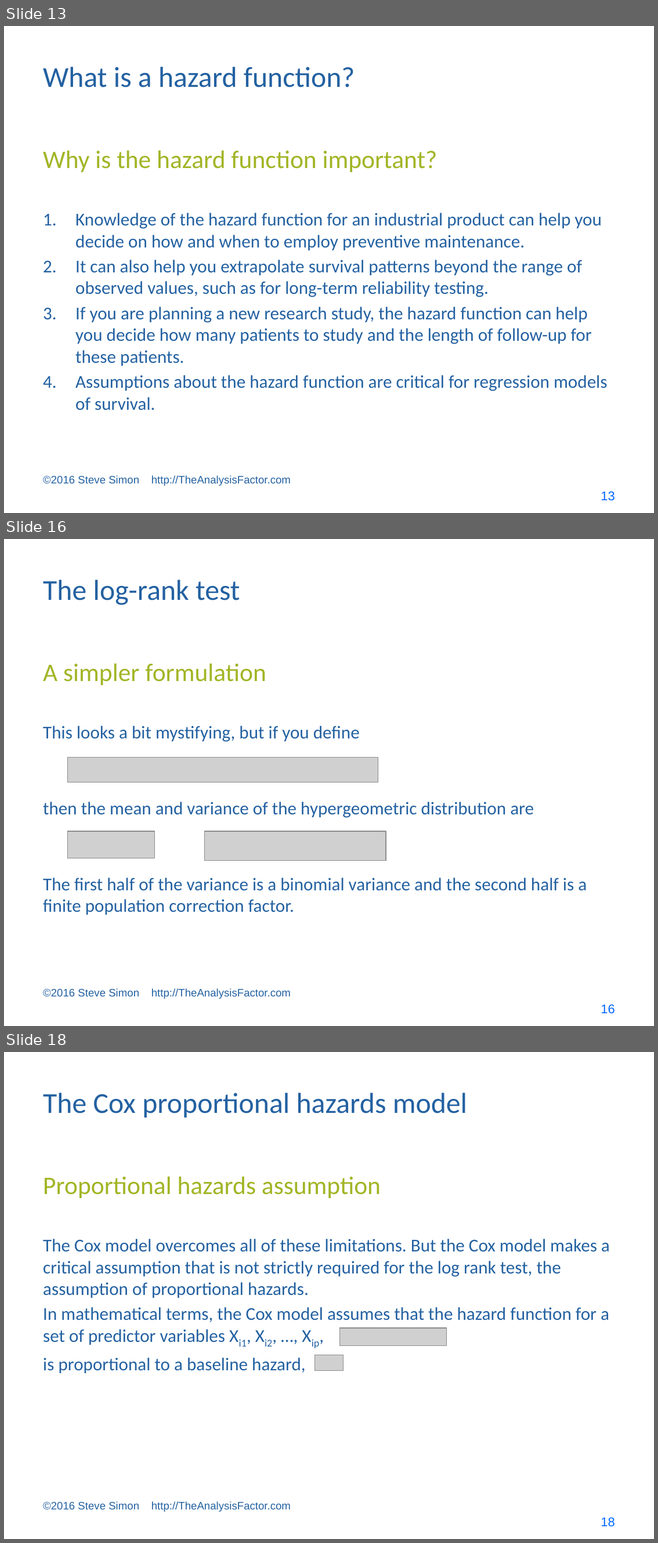
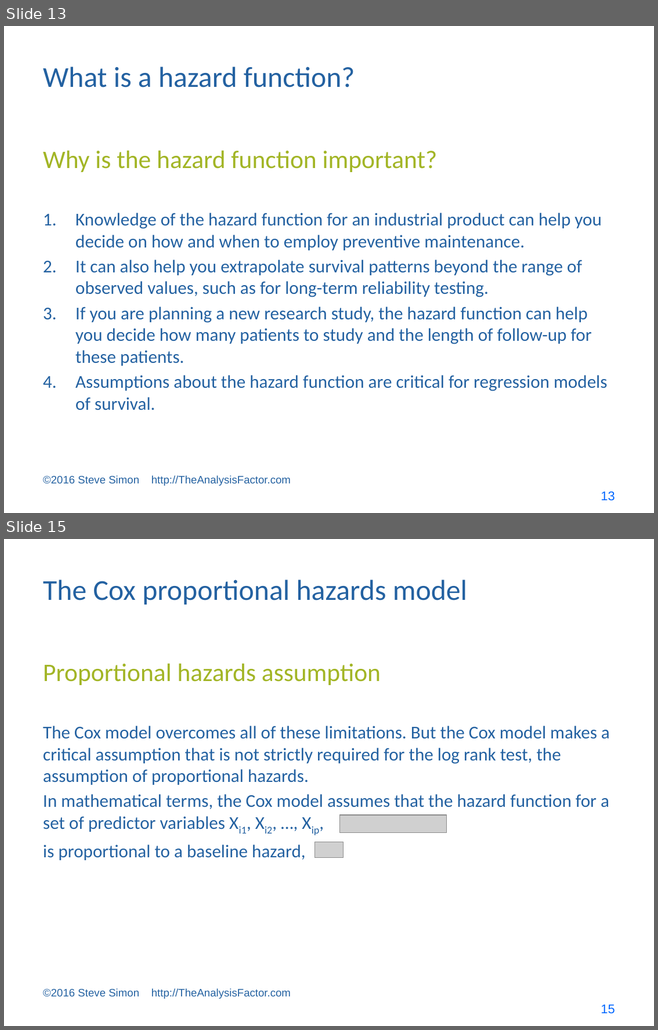
Before and after one commit to pmean/survival-models, a slide deck: bin/survival lecture 2.pptx. Shown one above the other, each under a label of ours: slides 13, 16 and 18 before the commit, slides 13 and 15 after it; the slides between them are not shown. The pictures are 658x1543 and 658x1030 pixels, drawn with LibreOffice and Linux fonts; fonts in the diff are those of the drawing; grey boxes stand for pictures. Boxes give left, top, right and bottom in pixels: in the first picture for what was removed or moved away, otherwise in the second. Text is boxed around its words. In the diff, an @@ line names an element or a change of style, - is before the commit and + after.

```diff
--- a/bin/survival lecture 2.pptx
+++ b/bin/survival lecture 2.pptx
@@ slide 16 removed at box(4, 539, 654, 1026), background #FFFFFF @@
@@ title removed at box(43, 580, 239, 605) @@
-The log-rank test
@@ text removed at box(43, 663, 266, 685) @@
-A simpler formulation
@@ text removed at box(43, 726, 586, 915) @@
-This looks a bit mystifying, but if you define
-then the mean and variance of the hypergeometric distribution are
-The first half of the variance is a binomial variance and the second half is a finite population correction factor.
@@ picture removed at box(68, 757, 378, 782) @@
@@ picture removed at box(68, 831, 155, 859) @@
@@ picture removed at box(204, 831, 385, 860) @@
@@ text removed at box(43, 988, 291, 999) @@
-©2016 Steve Simon http://TheAnalysisFactor.com
@@ page number removed at box(600, 1005, 614, 1014) @@
-16
@@ what was slide 18 is now slide 15 @@
@@ page number at box(600, 1005, 614, 1014): text changed @@
-18
+15
```
Also in this commit, not shown: 1 slide changed, 2 other slides removed, 4 other files.
